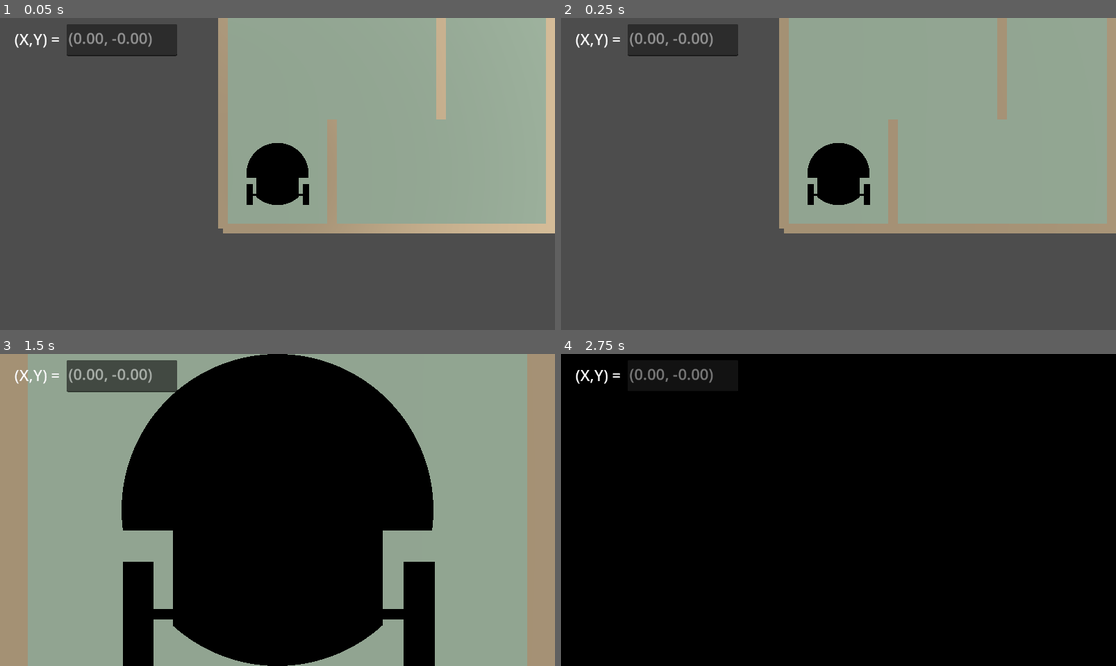
Above: before the commit, frames 1-4 (two rows, left to right).
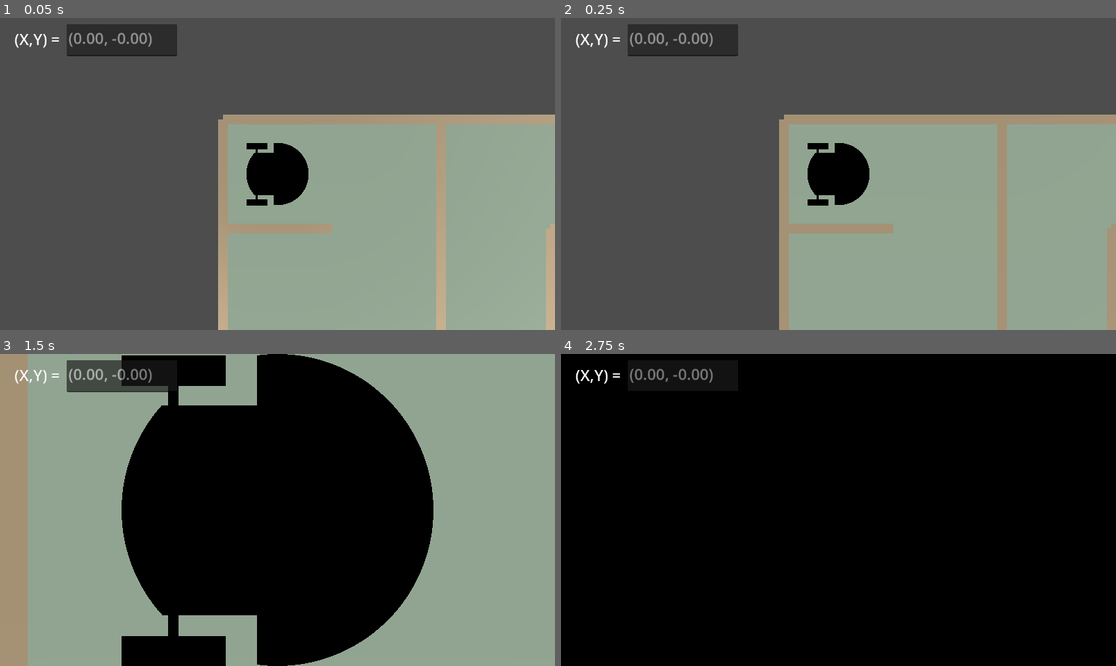
Above: after the commit, the same moments.

Repository: nameisalfio/q-learning-maze-robot
Game: Godot game, scene res://Maze.tscn
The game is run twice, just before and just after one commit, with the same random seed, the same clock (stepped at 60 frames per second) and the same inputs.
Inputs:
- Up to frame 1 (0.05 s): no input
- Up to frame 2 (0.25 s): no input
- Up to frame 3 (1.5 s): tap Enter at 0.5 s; hold ] (zoom_in) 0.53-1.28 s; tap / (zoom_out) at 1.35 s
- Up to frame 4 (2.75 s): tap Space at 2 s; hold ] (zoom_in) from 2.03 s (still down)

The runs differ from the first frame. In frame 1, 43% of the frame differs, in the area x 39-100%, y 0-100%; in frame 2, 43%; in frame 3, 16%; in frame 4, nothing differs.

Commit message:
Bug camera ruotata e prime prove collider

Diff:
--- a/GodotProject/DiffDriveRobot.tscn
+++ b/GodotProject/DiffDriveRobot.tscn
@@ -4,7 +4,7 @@
 
 [sub_resource type="CylinderShape3D" id="CylinderShape3D_27yxr"]
 height = 0.64978
-radius = 0.751953
+radius = 0.760742
 
 [sub_resource type="CylinderShape3D" id="CylinderShape3D_pt017"]
 height = 0.147491
--- a/GodotProject/Maze.tscn
+++ b/GodotProject/Maze.tscn
@@ -1,14 +1,18 @@
-[gd_scene load_steps=5 format=3 uid="uid://bd37h5tsqm275"]
+[gd_scene load_steps=6 format=3 uid="uid://bd37h5tsqm275"]
 
 [ext_resource type="Script" uid="uid://bsod6pridw143" path="res://scripts/generate_maze.gd" id="1_byshg"]
 [ext_resource type="PackedScene" uid="uid://dbikic35gxbx7" path="res://DiffDriveRobot.tscn" id="2_vg3ne"]
 [ext_resource type="Script" uid="uid://cinxqrdyi4v6f" path="res://scripts/camera.gd" id="3_byshg"]
 [ext_resource type="Script" uid="uid://d0dxwvsahse1l" path="res://scripts/robot.gd" id="4_m0p1e"]
 
+[sub_resource type="CylinderShape3D" id="CylinderShape3D_m0p1e"]
+height = 0.154968
+radius = 0.301758
+
 [node name="World" type="Node3D"]
 
 [node name="Camera3D" type="Camera3D" parent="." node_paths=PackedStringArray("robot")]
-transform = Transform3D(7.54979e-08, 1, 4.37114e-08, 0, -4.37114e-08, 1, 1, -7.54979e-08, -3.30012e-15, 0, 5, 0)
+transform = Transform3D(-4.37114e-08, 1, 4.37114e-08, 0, -4.37114e-08, 1, 1, 4.37114e-08, 1.91069e-15, 0, 5, 0)
 projection = 1
 current = true
 script = ExtResource("3_byshg")
@@ -20,10 +24,6 @@
 [node name="Maze" type="Node3D" parent="."]
 transform = Transform3D(3, 0, 0, 0, 3, 0, 0, 0, 3, 0, 0, 0)
 script = ExtResource("1_byshg")
-
-[node name="Robot" parent="." instance=ExtResource("2_vg3ne")]
-transform = Transform3D(0.04, 0, 0, 0, 0.04, 0, 0, 0, 0.04, 0, 0, 0)
-script = ExtResource("4_m0p1e")
 
 [node name="CanvasGroup" type="CanvasGroup" parent="."]
 
@@ -44,3 +44,13 @@
 offset_bottom = 79.0
 theme_override_font_sizes/font_size = 32
 editable = false
+
+[node name="Robot" type="CharacterBody3D" parent="."]
+script = ExtResource("4_m0p1e")
+
+[node name="Robot" parent="Robot" instance=ExtResource("2_vg3ne")]
+transform = Transform3D(0.04, 0, 0, 0, 0.04, 0, 0, 0, 0.04, 0, 0, 0)
+
+[node name="CollisionShape3D" type="CollisionShape3D" parent="Robot"]
+transform = Transform3D(1, 0, 0, 0, 1, 0, 0, 0, 1, 0, 0.117584, 0)
+shape = SubResource("CylinderShape3D_m0p1e")
--- a/GodotProject/scripts/camera.gd
+++ b/GodotProject/scripts/camera.gd
@@ -11,7 +11,7 @@
 	projection = PROJECTION_ORTHOGONAL
 	size = height
 	# Fissa la rotazione per una vista dall'alto (top-down)
-	rotation_degrees = Vector3(-90, -90, 0)
+	rotation_degrees = Vector3(-90, 0, 0)
 
 func _process(delta):
 	if robot:
--- a/GodotProject/scripts/generate_maze.gd
+++ b/GodotProject/scripts/generate_maze.gd
@@ -88,16 +88,19 @@
 				_place_wall(Vector3(cx - cell_size/2, wall_height/2, cz), 90, cube, wall_material)
 
 func _place_wall(position: Vector3, rot_y_deg: float, mesh: Mesh, material: Material):
-	var wall = MeshInstance3D.new()
-	wall.mesh = mesh
-	wall.material_override = material
-	wall.transform.origin = position
-	wall.rotate_y(deg_to_rad(rot_y_deg))
+	var wall_body = StaticBody3D.new()
+	wall_body.transform.origin = position
+	wall_body.rotate_y(deg_to_rad(rot_y_deg))
+
+	var wall_mesh = MeshInstance3D.new()
+	wall_mesh.mesh = mesh
+	wall_mesh.material_override = material
+	wall_body.add_child(wall_mesh)
 
 	var collider = CollisionShape3D.new()
 	var shape = BoxShape3D.new()
 	shape.size = mesh.size
 	collider.shape = shape
-	wall.add_child(collider)
+	wall_body.add_child(collider)
 
-	add_child(wall)
+	add_child(wall_body)
--- a/GodotProject/scripts/robot.gd
+++ b/GodotProject/scripts/robot.gd
@@ -8,7 +8,7 @@
 # Called when the node enters the scene tree for the first time.
 func _ready():
 	#inizializzazione server
-	theRobot = $Body
+	theRobot = $Robot
 	DDS.subscribe("X")
 	DDS.subscribe("Y")
 	DDS.subscribe("Theta")
@@ -35,7 +35,7 @@
 		theRobot.global_position.z = -y
 		theRobot.global_rotation.y = theta
 
-		_edit_xy_text(x,-y)
+		_edit_xy_text(theRobot.global_position.x, -theRobot.global_position.z)
 
 
 func _integrate_forces(state):
